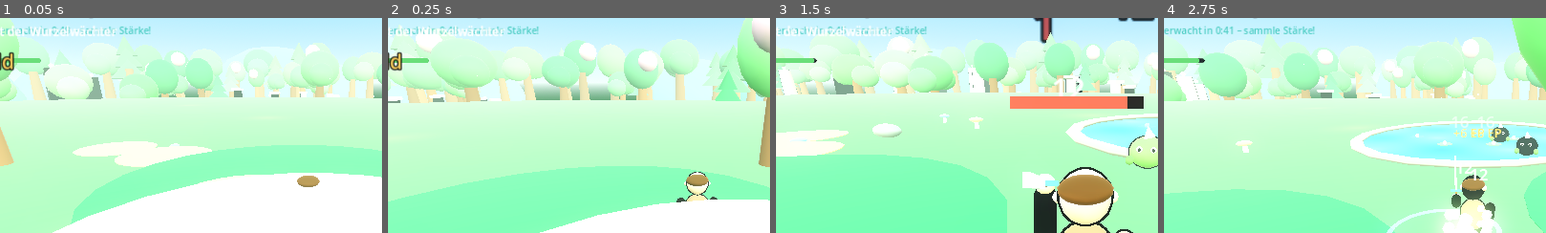
Above: before the commit, frames 1-4 (left to right).
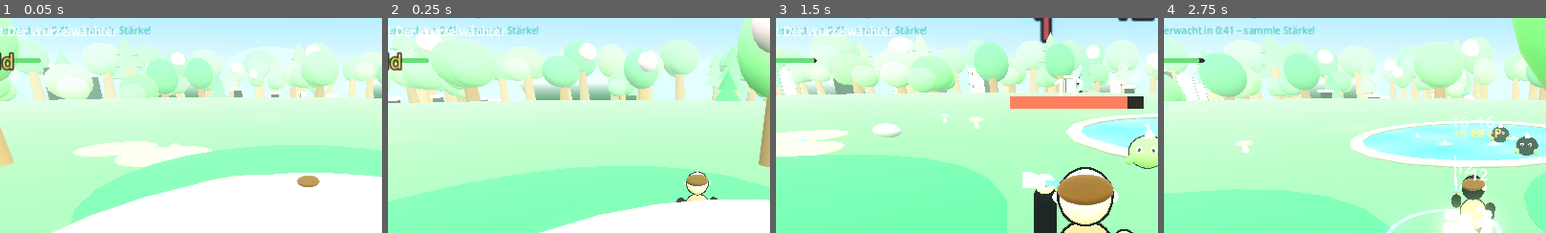
Above: after the commit, the same moments.

Repository: Theed337/aethermark
Game: Godot game, scene res://tests/smoke_run.tscn
Same seed, same stepped clock (60 frames per second), same inputs: the game is played once before the commit and once after it. This scene is started directly instead of the project's main scene.
Inputs (mouse positions are % of the whole screen's width and height, from its top left):
- Up to frame 1 (0.05 s): no input
- Up to frame 2 (0.25 s): no input
- Up to frame 3 (1.5 s): tap Enter at 0.5 s; move the mouse to (72, 45) at 0.52 s; hold D (move_right) 0.53-1.25 s; right-click (72, 45) at 0.6 s; click (72, 45) at 0.67 s; tap Space (jump) at 0.77 s; drag from (30, 55) to (45, 70) at 1.27 s
- Up to frame 4 (2.75 s): move the mouse to (60, 28) at 2.02 s; hold D (move_right) from 2.03 s (still down); hold F (block) from 2.03 s (still down)
The pictures show only the part of the screen within x 10-60%, y 11-61%; the shares and areas given below are measured in that part.

The runs differ from the first frame. In frame 1, 0.4% of the frame differs, in the area x 2-31%, y 3-9%; in frame 2, 0.4%; in frame 3, 0.4%; in frame 4, nothing differs.

Commit message:
Gebiete 2-6 spielbar (Biome, Bosse, Gegner, Gefahrenzonen), Netztest je Gebiet
Co-Authored-By: Claude Sonnet 5.5 <noreply@anthropic.com>
Claude-Session: https://claude.ai/code/session_01KhwkXyHEyebShUUHBLG8th

Diff:
--- a/scripts/autoload/game_data.gd
+++ b/scripts/autoload/game_data.gd
@@ -72,6 +72,32 @@
 	return items_cfg.get("rarities", {}).get(rarity, {}).get("name", rarity)
 
 
+var _base_types: Dictionary = {}
+var _base_tiers: Array = []
+var _bosses: Dictionary = {}
+var active_area := ""
+
+
+## Stellt Gegnerwerte, Bedrohungsstufen und Boss auf das Gebiet ein (Host und Client rufen das beim Laufstart auf).
+func activate_area(area_id: String) -> void:
+	if _base_types.is_empty():
+		_base_types = enemy_types.duplicate(true)
+		_base_tiers = threat_tiers.duplicate(true)
+		_bosses = _load_json("res://data/enemies.json").get("bosses", {})
+	var a := area_by_id(area_id)
+	var types: Dictionary = _base_types.duplicate(true)
+	for k in a.get("skins", {}):
+		if types.has(k):
+			for f in a["skins"][k]:
+				types[k][f] = a["skins"][k][f]
+	enemy_types = types
+	threat_tiers = a["tiers"].duplicate(true) if a.has("tiers") else _base_tiers.duplicate(true)
+	var bid: String = a.get("boss", "rootwarden")
+	if _bosses.has(bid):
+		boss = _bosses[bid].duplicate(true)
+	active_area = area_id
+
+
 func area_by_id(id: String) -> Dictionary:
 	for a in areas:
 		if a["id"] == id:
--- a/scripts/autoload/run_state.gd
+++ b/scripts/autoload/run_state.gd
@@ -36,11 +36,12 @@
 
 ## Gruppenskalierung: nicht nur Lebenspunkte, auch Schaden, Gruppengrößen, Spawn-Obergrenze,
 ## Elite-Chance und zusätzliche Verhaltensweisen (Flankieren ab 3 Spielern).
-static func scaling(players: int, diff: int, avg_power: float = 1.0) -> Dictionary:
+static func scaling(players: int, diff: int, avg_power: float = 1.0, area: String = "emerald_forest") -> Dictionary:
 	var extra := maxi(players - 1, 0)
+	var ad := float(GameData.area_by_id(area).get("difficulty", 1)) - 1.0   # Gebietsstufe: spätere Gebiete sind härter
 	return {
-		"hp_mult": (1.0 + 0.55 * extra + 0.25 * (diff - 1)) * clampf(avg_power, 0.8, 1.6),
-		"dmg_mult": 1.0 + 0.10 * extra + 0.18 * (diff - 1),
+		"hp_mult": (1.0 + 0.55 * extra + 0.25 * (diff - 1) + 0.22 * ad) * clampf(avg_power, 0.8, 1.6),
+		"dmg_mult": 1.0 + 0.10 * extra + 0.18 * (diff - 1) + 0.08 * ad,
 		"spawn_cap": mini(22 + 5 * extra, 42),         # harte Obergrenze für Performance/Übersicht
 		"group_bonus": extra / 2,                       # zusätzliche Gegner pro Gruppe
 		"elite_bonus": 0.03 * extra,
--- a/scripts/enemies/enemy.gd
+++ b/scripts/enemies/enemy.gd
@@ -538,7 +538,7 @@
 				worst = ratio
 				target = o
 		if target != null:
-			target.heal(target.max_hp * 0.25)
+			target.heal(target.max_hp * (0.03 if target._is_boss() else 0.25))   # Bosse werden nur schwach geheilt
 			FX.beam(arena, global_position + Vector3(0, 1.6, 0), target.global_position + Vector3(0, 1.0, 0), Color("#7dffb0"), 0.4, 0.05)
 			FX.burst(arena, target.global_position + Vector3(0, 1, 0), Color("#7dffb0"), 8, 2.0, 0.08, 0.5)
 			cd = float(data["cooldown"])
--- a/scripts/ui/result_screen.gd
+++ b/scripts/ui/result_screen.gd
@@ -24,7 +24,7 @@
 	var t := UI.label("SIEG!" if win else "Niederlage", 44, UI.GOLD if win else UI.RED, true)
 	t.horizontal_alignment = HORIZONTAL_ALIGNMENT_CENTER
 	v.add_child(t)
-	var sub := UI.label("Der Wurzelwächter ist besiegt." if win else "Dein Fortschritt bleibt erhalten – Ausrüstung und Talentpunkte gehören dir.", 17, UI.DIM)
+	var sub := UI.label("%s ist besiegt." % GameData.boss.get("name", "Der Boss") if win else "Dein Fortschritt bleibt erhalten – Ausrüstung und Talentpunkte gehören dir.", 17, UI.DIM)
 	sub.horizontal_alignment = HORIZONTAL_ALIGNMENT_CENTER
 	v.add_child(sub)
 	var cols := HBoxContainer.new()
--- a/scripts/world/arena.gd
+++ b/scripts/world/arena.gd
@@ -19,6 +19,7 @@
 var player: Player                   # lokaler Spieler (Solo oder Host)
 var players: Array = []              # alle Spieler dieses Runs
 var boss: Boss = null
+var _hazard_t := 0.0
 var hud: Hud
 var map_info: Dictionary = {}
 var scaling: Dictionary = {}
@@ -59,6 +60,7 @@
 
 
 func _ready() -> void:
+	GameData.activate_area(RunState.area_id)
 	rng.seed = RunState.seed_value
 	_area = GameData.area_by_id(RunState.area_id)
 	_time_k = TIME_SCALE_QUICK if RunState.quick_mode else 1.0
@@ -71,7 +73,7 @@
 		for id in Net.players:
 			sum += float(Net.players[id].get("power", 1.0))
 		avg_power = sum / float(party)
-	scaling = RunState.scaling(party, RunState.difficulty, avg_power)
+	scaling = RunState.scaling(party, RunState.difficulty, avg_power, RunState.area_id)
 	map_info = ForestMap.build(self, RunState.seed_value)
 	var c := SaveSystem.active_character()
 	player = Player.new()
@@ -98,7 +100,7 @@
 	if not RunState.bot_mode and DisplayServer.get_name() != "headless":
 		Input.mouse_mode = Input.MOUSE_MODE_CAPTURED
 	hud.show_banner(_area.get("name", "Smaragdwald"), UI.GOLD, 3.5)
-	hud.show_hint("Besiege Gegner, steige auf – am Ende wartet der Wurzelwächter", 5.0)
+	hud.show_hint("Besiege Gegner, steige auf – am Ende wartet %s" % GameData.boss.get("name", "der Boss"), 5.0)
 	_spawn_wave(["grunt", "grunt", "grunt"])
 
 
@@ -158,7 +160,7 @@
 
 func objective_text() -> String:
 	if boss != null and is_instance_valid(boss) and not boss.dead:
-		return "Besiege den Wurzelwächter!"
+		return "Besiege %s!" % GameData.boss.get("name", "den Boss")
 	if boss_spawned:
 		return ""
 	var t_boss := _boss_time()
@@ -207,6 +209,7 @@
 	run_time += delta
 	_update_spawner(delta)
 	_update_pickups(delta)
+	_update_hazards(delta)
 	_update_prompt()
 	_update_offers()
 	if net_on:
@@ -225,6 +228,21 @@
 		_spawn_miniboss()
 
 
+## Gefahrenzone des Gebiets (Lava, Gift, Eisloch, Leere): periodischer Schaden für Spieler darin.
+func _update_hazards(delta: float) -> void:
+	if str(ForestMap.T["hazard"]) == "none":
+		return
+	_hazard_t += delta
+	if _hazard_t < 0.5:
+		return
+	_hazard_t = 0.0
+	var dmg := float(ForestMap.T["hazard_dps"]) * 0.5 * float(scaling.get("dmg_mult", 1.0))
+	for p in players:
+		if is_instance_valid(p) and not p.is_down() and not p.net_away and ForestMap.in_hazard(p.global_position):
+			p.take_damage(dmg, p.global_position)
+			FX.burst(self, p.global_position + Vector3(0, 0.3, 0), ForestMap.col("liquid_color"), 6, 3.0)
+
+
 func _current_tier() -> Dictionary:
 	var tier: Dictionary = GameData.threat_tiers[0]
 	var idx := 0
@@ -330,12 +348,21 @@
 	boss = Boss.spawn_boss(self, ForestMap.BOSS_POS + Vector3(0, 0.2, -3), scaling)
 	boss.announce = func(t: String): banner_all(t, UI.GOLD, 2.6)
 	register_enemy(boss)
-	banner_all("Der Wurzelwächter erwacht!", UI.RED, 4.0)
+	banner_all("%s erwacht!" % GameData.boss.get("name", "Der Boss"), UI.RED, 4.0)
 	Sfx.play("boss", 0.8, 0.0)
 	# Die Gegner der Umgebung ziehen sich nicht zurück, aber es kommen weniger nach (Obergrenze 8)
 
 
 # ------------------------------------------------------------------ Gegner-Tod, XP, Beute
+
+## Teiler-Gegner zerfallen beim Tod in kleinere Gegner.
+func _split_enemy(e: Enemy) -> void:
+	var sp: Dictionary = e.data["split"]
+	for i in int(sp["count"]):
+		var a := rng.randf() * TAU
+		var pos := e.global_position + Vector3(cos(a), 0.3, sin(a)) * 1.2
+		register_enemy(Enemy.spawn(self, str(sp["type"]), pos, scaling))
+
 
 func _on_enemy_died(e: Enemy) -> void:
 	if finished:
@@ -348,6 +375,8 @@
 		killer = e.last_hit_by
 	var xp: int = int(e.data.get("xp", 5))
 	var is_boss := e is Boss
+	if e.data.has("split") and not e.ghost:
+		_split_enemy(e)
 	run_stats["kills"] += 1
 	killer.run_stats["kills"] += 1
 	if e.is_mini:
@@ -411,7 +440,7 @@
 		if not is_instance_valid(p):
 			continue
 		for u in GameData.items_cfg["uniques"]:
-			if u["id"] == "wardens_blade" and rng.randf() < 0.5:
+			if u.get("boss", "") == GameData.boss.get("id", "") and rng.randf() < 0.5:
 				_spawn_pickup(pos + Vector3(1.5, 0, 0), Loot.from_unique(u, _item_level()), p)
 				break
 
--- a/scripts/world/client_arena.gd
+++ b/scripts/world/client_arena.gd
@@ -50,6 +50,7 @@
 
 
 func _ready() -> void:
+	GameData.activate_area(RunState.area_id)
 	_area = GameData.area_by_id(RunState.area_id)
 	_my_slot = Net.my_slot()
 	map_info = ForestMap.build(self, RunState.seed_value)
--- a/tests/net_peer.gd
+++ b/tests/net_peer.gd
@@ -7,7 +7,7 @@
 ## down_at=<Run-Sekunden> (Host schickt den ersten Mitspieler zu Boden), scale=<Zeitraffer>.
 
 var cfg := {"role": "host", "total": "2", "port": "24777", "name": "Host", "weapon": "sword", "token": "", "drop_at": "-1",
-		"down_at": "-1", "scale": "2.0", "seed": "4242"}
+		"down_at": "-1", "scale": "2.0", "seed": "4242", "area": "emerald_forest"}
 var mon: Node
 
 
@@ -108,7 +108,7 @@
 			if not _started and Net.state == "lobby" and Net.players.size() >= int(cfg["total"]) and Net.all_ready():
 				print("NETPEER host starting run with ", Net.players.size(), " players")
 				_started = true
-				Net.host_start_run("emerald_forest", 1)
+				Net.host_start_run(cfg["area"], 1)
 			if _start_wait > 60.0 and not _started:
 				printerr("NETPEER FEHLER: Lobby wurde nicht voll (", Net.players.size(), ")")
 				get_tree().quit(2)
--- a/tests/smoke_run.gd
+++ b/tests/smoke_run.gd
@@ -30,6 +30,7 @@
 	var args := OS.get_cmdline_user_args()
 	var weapon: String = args[0] if args.size() > 0 else "sword"
 	var seed_v: int = int(args[1]) if args.size() > 1 else 12345
+	var area: String = args[2] if args.size() > 2 else "emerald_forest"
 	SaveSystem.save_path = "user://smoke_save.json"
 	for suf in ["", ".bak", ".tmp"]:
 		if FileAccess.file_exists("user://smoke_save.json" + suf):
@@ -43,14 +44,14 @@
 		w["name"] = weapon
 		c["inventory"].append(w)
 		SaveSystem.equip(c, w["uid"])
-	RunState.area_id = "emerald_forest"
+	RunState.area_id = area
 	RunState.difficulty = 1
 	RunState.quick_mode = true
 	RunState.bot_mode = true
 	RunState.bot_damage_scale = 0.12
 	RunState.seed_value = seed_v
 	Engine.time_scale = 3.0
-	print("Smoke-Test: Waffe=%s Seed=%d" % [weapon, seed_v])
+	print("Smoke-Test: Waffe=%s Seed=%d Gebiet=%s" % [weapon, seed_v, area])
 	arena = load("res://scenes/arena.tscn").instantiate()
 	add_child(arena)
 	start_pos = arena.player.global_position
@@ -60,9 +61,12 @@
 	t += delta / Engine.time_scale
 	if arena == null:
 		return
-	if int(t) % 15 == 0 and int(t) != _last_log:
+	if int(t) % 5 == 0 and int(t) != _last_log:
 		_last_log = int(t)
-		print("  .. real %ds | Spielzeit %.0f s | FPS %d | Gegner %d | Stufe %d" % [int(t), arena.run_time, Engine.get_frames_per_second(), get_tree().get_nodes_in_group("enemies").size(), arena.player.level])
+		print("  .. HP %.0f/%.0f" % [arena.player.hp, arena.player.stats["max_hp"]]); print("  .. real %ds | Spielzeit %.0f s | FPS %d | Gegner %d | Stufe %d" % [int(t), arena.run_time, Engine.get_frames_per_second(), get_tree().get_nodes_in_group("enemies").size(), arena.player.level])
+		if arena.boss != null and is_instance_valid(arena.boss):
+			var b = arena.boss
+			print("     Boss hp %.0f/%.0f Phase %d Schild %s busy %s Adds %d Abstand %.1f" % [b.hp, b.max_hp, b.phase, str(b.shielded), str(b.busy), b.adds.size(), b.global_position.distance_to(arena.player.global_position)])
 	var p: Player = arena.player
 	max_levels = maxi(max_levels, p.level)
 	max_moved = maxf(max_moved, p.global_position.distance_to(start_pos))
@@ -78,7 +82,7 @@
 func _report() -> void:
 	set_process(false)
 	print("")
-	print("Run beendet nach %.0f s Spielzeit (%.0f s real)" % [arena.run_time, t])
+	print("Run beendet nach %.0f s Spielzeit (%.0f s real) | Spieler hp %.0f Zustand %s Schaden erlitten %.0f" % [arena.run_time, t, arena.player.hp, arena.player.state, arena.player.run_stats["damage_taken"]])
 	var p: Player = arena.player
 	var rs: Dictionary = p.run_stats.duplicate()
 	rs["boss_defeated"] = arena.run_stats["boss_defeated"]
@@ -99,8 +103,8 @@
 	var c := SaveSystem.active_character()
 	check(c["stats"]["runs"] == 1, "Run im Spielstand gespeichert")
 	check(c["talent_points"] > 3, "Talentpunkte erhalten (%d)" % c["talent_points"])
-	check("emerald_forest" in c["cleared_areas"] or not rs["boss_defeated"], "Gebiet als abgeschlossen vermerkt")
-	check("sunken_ruins" in c["unlocked_areas"] or not rs["boss_defeated"], "Nächstes Gebiet freigeschaltet")
+	check(RunState.area_id in c["cleared_areas"] or not rs["boss_defeated"], "Gebiet als abgeschlossen vermerkt")
+	check(RunState.area_id != "emerald_forest" or "sunken_ruins" in c["unlocked_areas"] or not rs["boss_defeated"], "Nächstes Gebiet freigeschaltet")
 	var reloaded := SaveSystem.load_game()
 	check(reloaded and SaveSystem.active_character()["stats"]["runs"] == 1, "Spielstand lässt sich neu laden")
 	print("")
Not shown, changed: docs/STATUS.md
Not shown, changed: tests/run_net_test.py
